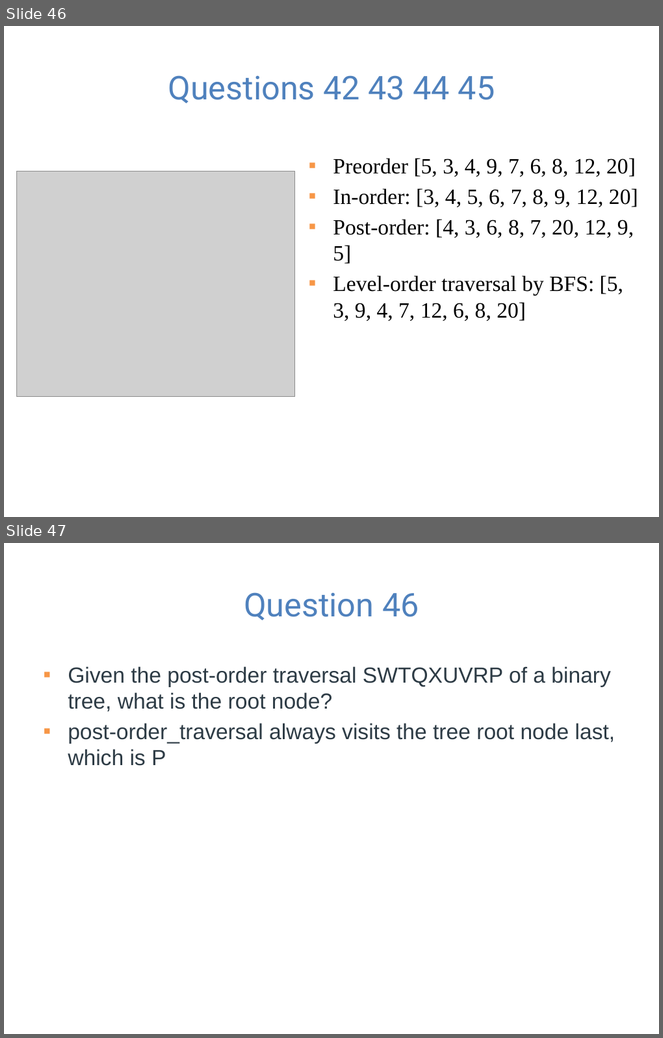
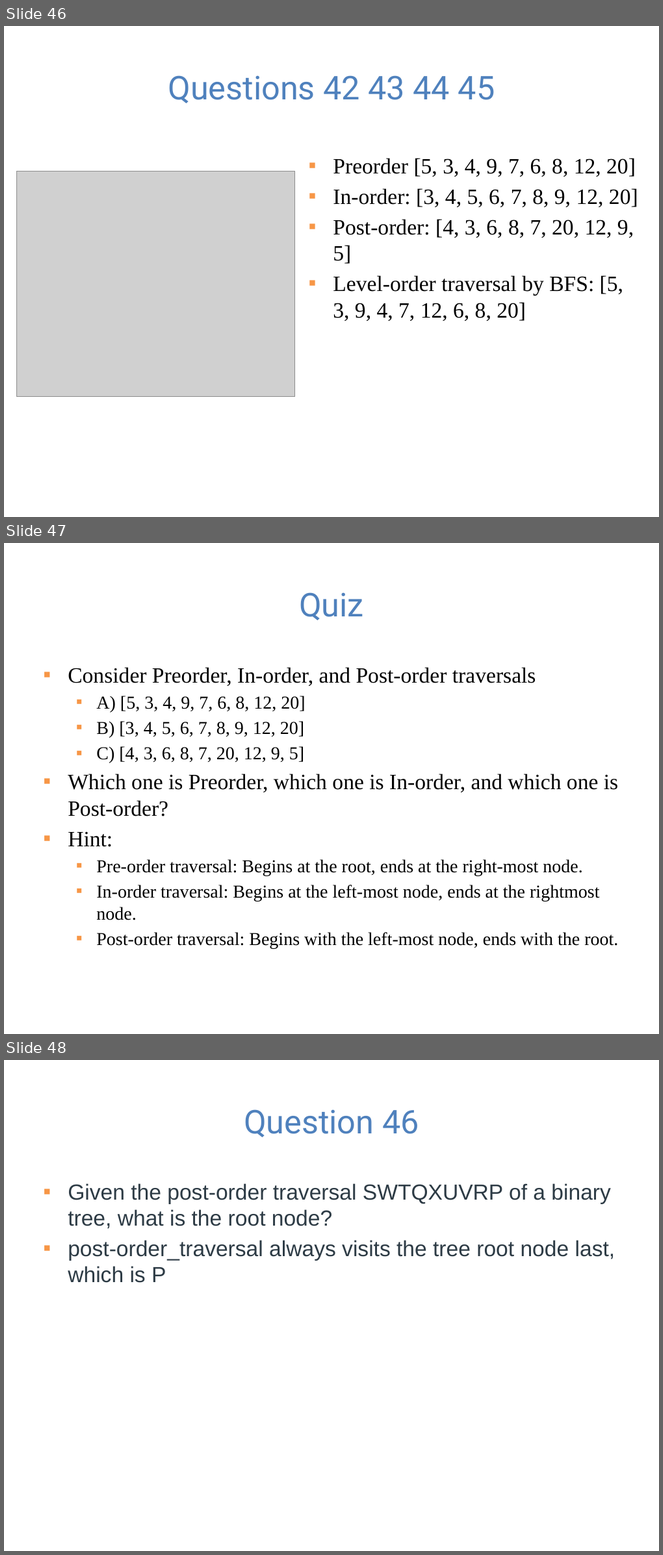
Before and after one commit to guhofstra/CSC111Fa25, a slide deck: PPTs/Quiz/MidtermExam2024.pptx. Shown one above the other, each under a label of ours: slides 46 and 47 before the commit, slides 46, 47 and 48 after it. The pictures are 663x1038 and 663x1555 pixels, drawn with LibreOffice and Linux fonts; fonts in the diff are those of the drawing; grey boxes stand for pictures. Boxes give left, top, right and bottom in pixels: in the first picture for what was removed or moved away, otherwise in the second. Text is boxed around its words. In the diff, an @@ line names an element or a change of style, - is before the commit and + after.

```diff
--- a/PPTs/Quiz/MidtermExam2024.pptx
+++ b/PPTs/Quiz/MidtermExam2024.pptx
@@ slide 47 added at bbox=[4, 543, 659, 1034], background #FFFFFF @@
@@ title added at bbox=[299, 592, 364, 620], 36 pt, text #4F81BD @@
+Quiz
@@ text added at bbox=[68, 667, 618, 949], 20 pt, text #000000 @@
+▪ Consider Preorder, In-order, and Post-order traversals
+  ▪ A) [5, 3, 4, 9, 7, 6, 8, 12, 20]
+  ▪ B) [3, 4, 5, 6, 7, 8, 9, 12, 20]
+  ▪ C) [4, 3, 6, 8, 7, 20, 12, 9, 5]
+▪ Which one is Preorder, which one is In-order, and which one is Post-order?
+▪ Hint:
+  ▪ Pre-order traversal: Begins at the root, ends at the right-most node.
+  ▪ In-order traversal: Begins at the left-most node, ends at the rightmost node.
+  ▪ Post-order traversal: Begins with the left-most node, ends with the root.
@@ what was slide 47 is now slide 48 @@
```
Also in this commit, not shown: 2 slides changed, 2 other files.
